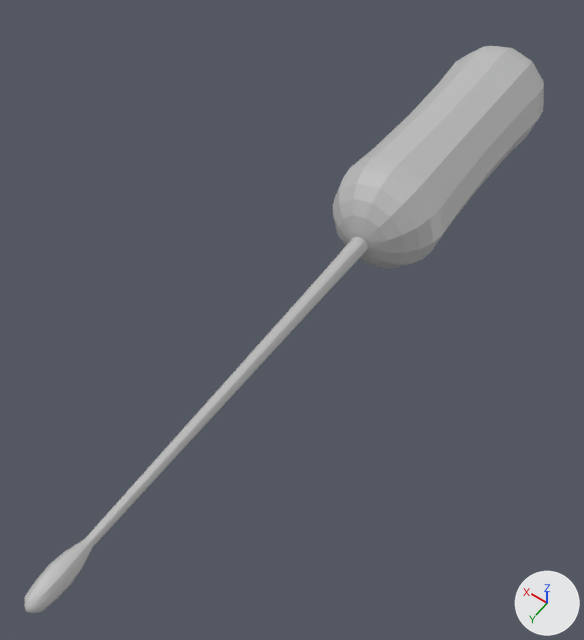
The FBX model Assets/Resources/Models/Enemies/bacteria_2.fbx: old version first, new version second.
Camera for both pictures: a camera (50 mm lens) standing at (-0.0721, 0.1129, 0.1774) and looking at (0.0021, 0.009, 0.0142). Arrows for +X, +Y and +Z are at lower right; the lights stay in place. Where no turn or scale is listed for an object, it has been applied to the vertices.

The scene before the commit, as lines of its bpy script (objects in view):
```python
me_mesh = bpy.data.meshes.new('Mesh')
me_mesh.from_pydata(...)  # 362 vertices, 372 faces; spans x -0.016..0.016, y -0.112..0.1, z 0.003..0.035
me_mesh.materials.append(mat_lambert1)  # grey #bcbcbc
ob_unitygame_bacteria_anim_idle_v003_de_unitygame_bacteria_mdl_v003_de_bacteria_mdl_mesh = bpy.data.objects.new('UnityGame_Bacteria_anim_Idle_v003_de:UnityGame_Bacteria_mdl_v003_de:Bacteria_mdl_mesh', me_mesh)
ob_unitygame_bacteria_anim_idle_v003_de_unitygame_bacteria_mdl_v003_de_bacteria_mdl_mesh.location = (0.0, 0.0, 0.0)
```
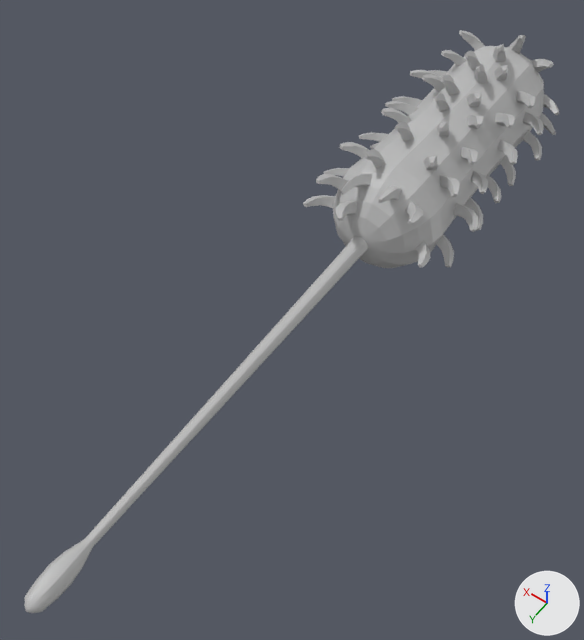
Diff of the bpy script that builds the scene:
```diff
--- a/Assets/Resources/Models/Enemies/bacteria_2.fbx.py
+++ b/Assets/Resources/Models/Enemies/bacteria_2.fbx.py
@@ me_mesh_001 @@
+me_mesh_001.from_pydata(...)  # 1020 vertices, 867 faces; spans x -0.0246..0.0248, y -0.1112..-0.0135, z 0.0113..0.0427
+me_mesh_001.materials.append(mat_lambert1)  # grey #bcbcbc
@@ ob_shot075_shot076_shot075_bact_hair_neutral @@
+ob_shot075_shot076_shot075_bact_hair_neutral = bpy.data.objects.new('shot075:shot076:shot075:Bact_hair_neutral', me_mesh_001)
+ob_shot075_shot076_shot075_bact_hair_neutral.location = (0.0, 0.0, 0.0)
```

What differs and where, as boxes (x1, y1, x2, y2) in the pictures (584 x 640 px):
'shot075:shot076:shot075:Bact_hair_neutral', added: after (303, 30, 559, 267)
